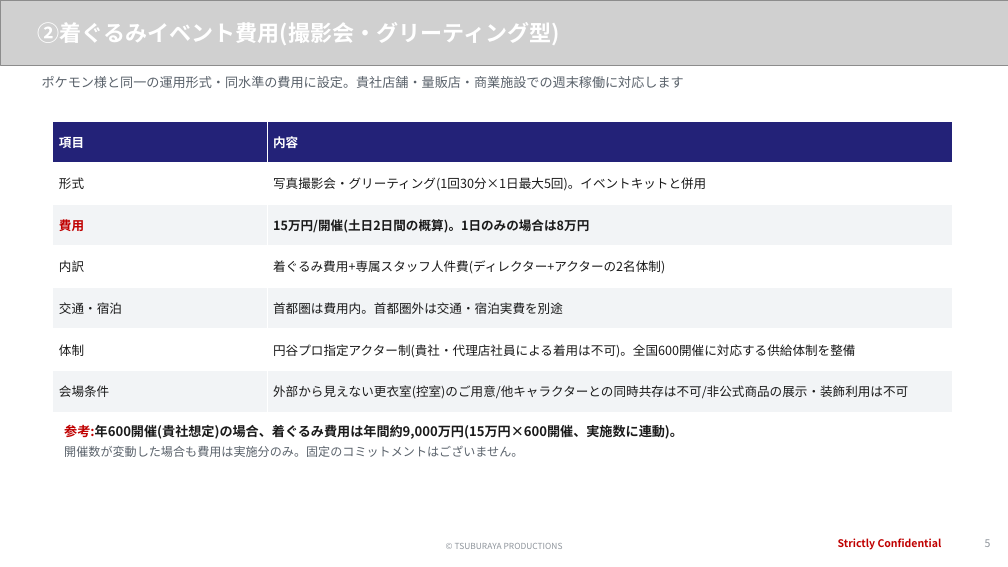
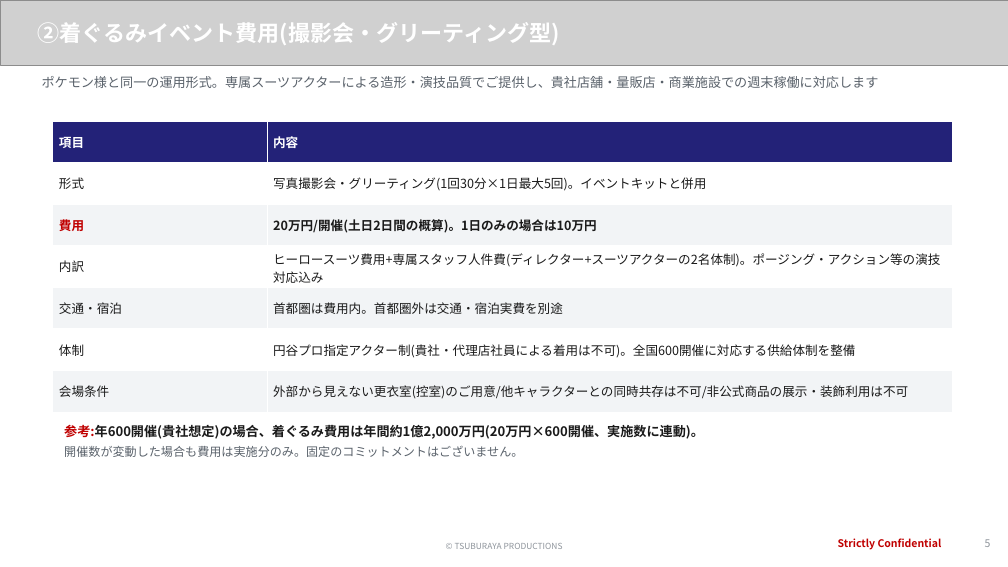
Before and after one commit to hayatoshintani-spe/kessho-lens, a slide deck: slide 5 of docs/proposals/softbank-ultraman-caravan/SoftBank様向け_お見積りご回答.pptx. Drawn at 1008x567 pixels with LibreOffice and Linux fonts; fonts in the diff are those of the drawing; grey boxes stand for pictures. Boxes give left, top, right and bottom in pixels: in the first picture for what was removed or moved away, otherwise in the second. Text is boxed around its words. In the diff, an @@ line names an element or a change of style, - is before the commit and + after.

```diff
--- a/docs/proposals/softbank-ultraman-caravan/SoftBank様向け_お見積りご回答.pptx
+++ b/docs/proposals/softbank-ultraman-caravan/SoftBank様向け_お見積りご回答.pptx
@@ text at [42,76,879,88]: text changed @@
-ポケモン様と同一の運用形式・同水準の費用に設定。貴社店舗・量販店・商業施設での週末稼働に対応します
+ポケモン様と同一の運用形式。専属スーツアクターによる造形・演技品質でご提供し、貴社店舗・量販店・商業施設での週末稼働に対応します
@@ table at [53,121,953,412] @@
-row 3, column 2: 15万円/開催(土日2日間の概算)。1日のみの場合は8万円
+row 3, column 2: 20万円/開催(土日2日間の概算)。1日のみの場合は10万円
-row 4, column 2: 着ぐるみ費用+専属スタッフ人件費(ディレクター+アクターの2名体制)
+row 4, column 2: ヒーロースーツ費用+専属スタッフ人件費(ディレクター+スーツアクターの2名体制)。ポージング・アクション等の演技対応込み
@@ text at [64,425,704,439]: text changed @@
-参考:年600開催(貴社想定)の場合、着ぐるみ費用は年間約9,000万円(15万円×600開催、実施数に連動)。
+参考:年600開催(貴社想定)の場合、着ぐるみ費用は年間約1億2,000万円(20万円×600開催、実施数に連動)。
```
Also in this commit, not shown: 7 other slides changed, 3 other files.
